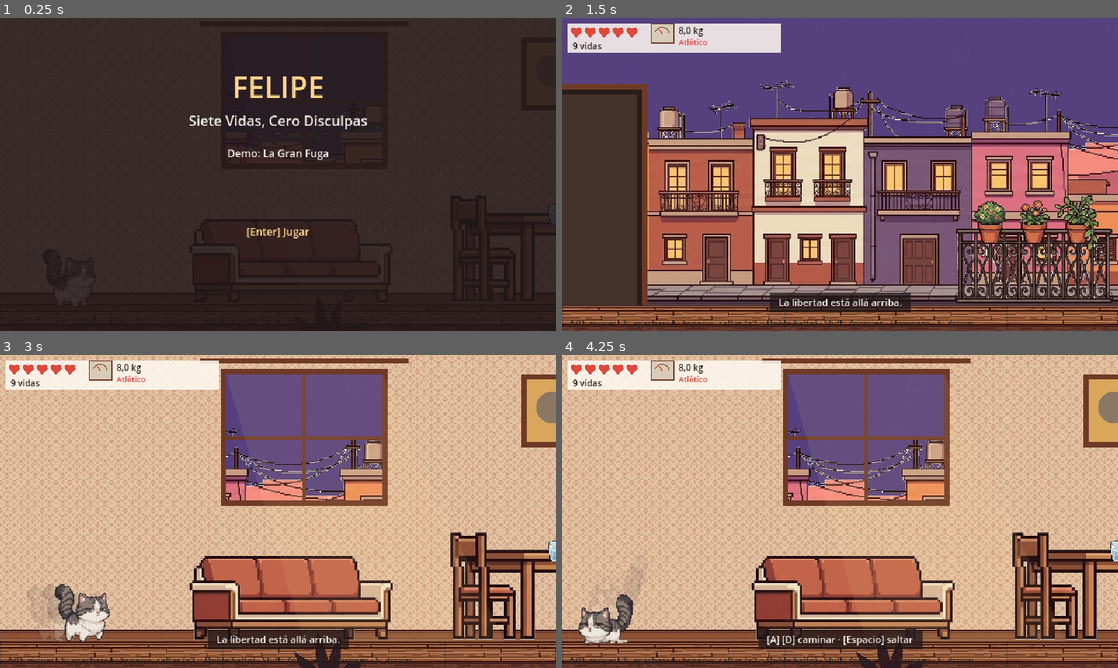
Above: before the commit, frames 1-4 (two rows, left to right).
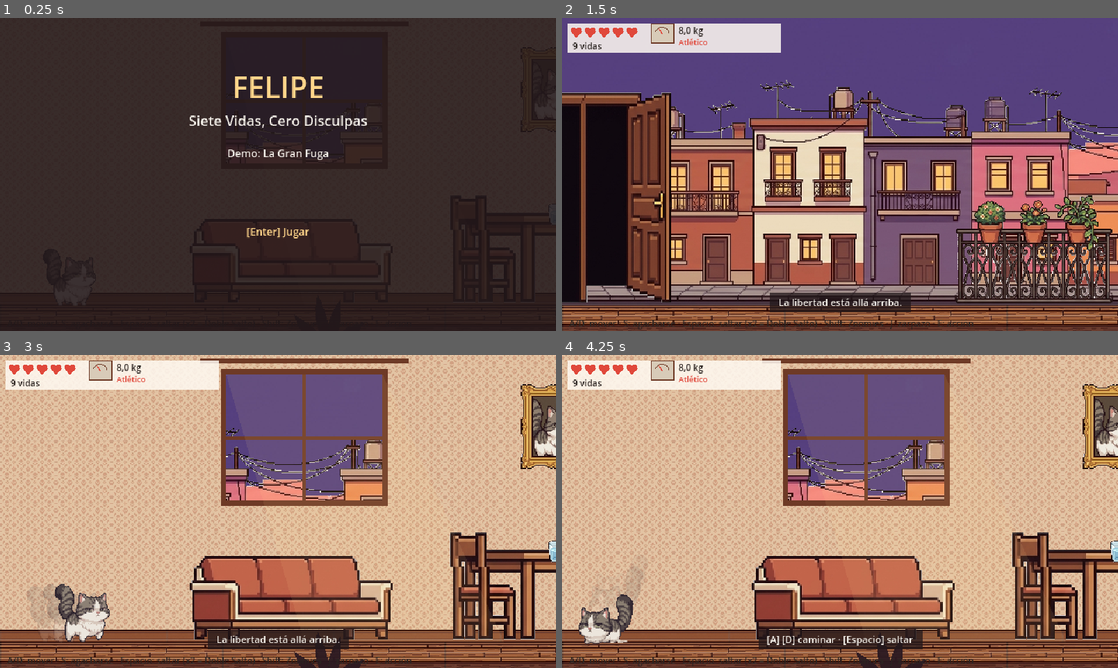
Above: after the commit, the same moments.

Repository: rivas274/demo
Game: Godot game, scene res://escenas/apartamento.tscn
Same seed, same stepped clock (60 frames per second), same inputs: the game is played once before the commit and once after it.
Inputs:
- Up to frame 1 (0.25 s): no input
- Up to frame 2 (1.5 s): tap Enter (ui_accept) at 0.5, 1.25 s; hold D (mover_derecha) 0.53-1.28 s; hold S (agacharse) 0.53-1.28 s; tap Space (saltar) at 0.77 s; hold A (mover_izquierda) from 1.28 s (still down); tap E (interactuar) at 1.35 s
- Up to frame 3 (3 s): tap Space (saltar) at 1.52 s; tap Enter (ui_accept) at 2, 2.75 s; release A (mover_izquierda) at 2.03 s; hold D (mover_derecha) 2.03-2.78 s; tap J (zarpazo) at 2.1 s; hold W (mover_arriba) from 2.78 s (still down); tap Shift (zoomies) at 2.85 s
- Up to frame 4 (4.25 s): tap Space (saltar) at 3.02, 3.77 s; release W (mover_arriba) at 3.53 s; hold A (mover_izquierda) from 3.53 s (still down); hold R from 3.53 s (still down)

The runs differ from the first frame. In frame 1, less than 0.1% of the frame differs, in the area x 93-100%, y 31-37%; in frame 2, 12%, in the area x 0-20%, y 21-92%; in frame 3, 1.7%; in frame 4, 1.7%.

Commit message:
Nivel 1: integrar el arte de la tanda 2 de Gemini
Escritorio, caja de arena (40 px), cojín, base de carga, repisas, puertas
(abierta, cerrada, balcón y vano), escalera de fondo, cortina, A.S.P.I. con
el depósito lleno, bolas de pelo, manchas y cuadros. Pruebas y bot ajustados.

Co-Authored-By: Claude Opus 5.5 <noreply@anthropic.com>
Claude-Session: https://claude.ai/code/session_01WbR3FeT1XB9M7gFpgwas9J

Diff:
--- a/siete-vidas/juego/pruebas/partida.gd
+++ b/siete-vidas/juego/pruebas/partida.gd
@@ -54,7 +54,7 @@
 	await _entrar("sala>recibidor")
 
 	# Recibidor: caja de arena; la cocina (calcetín) y de vuelta.
-	await _subir_a(1710, Sala.SUELO - 24, false)
+	await _subir_a(1710, Sala.SUELO - 40, false)
 	await _esperar(30)
 	_paso("Caja de arena")
 	await _ir_a(1810)
--- a/siete-vidas/juego/pruebas/prueba_nivel.gd
+++ b/siete-vidas/juego/pruebas/prueba_nivel.gd
@@ -67,7 +67,7 @@
 	_comprobar(sala.habitacion == "sala", "Arriba en una puerta también la cruza (vuelve a la sala)")
 
 	# Caja de arena: punto de descanso.
-	await _poner_en(felipe, Vector2(Sala.DESCANSOS[0].get_center().x, Sala.SUELO - 24))
+	await _poner_en(felipe, Vector2(Sala.DESCANSOS[0].get_center().x, Sala.SUELO - 40))
 	await _esperar(10)
 	_comprobar(Sala.DESCANSOS[0].has_point(felipe.punto_reaparicion), "La caja de arena es punto de descanso")
 
--- a/siete-vidas/juego/scripts/aspi.gd
+++ b/siete-vidas/juego/scripts/aspi.gd
@@ -28,6 +28,8 @@
 var invulnerable := false
 ## No hace daño al tocarla (por ejemplo, detenida con el depósito lleno).
 var inofensiva := false
+## Imagen que se dibuja (con el depósito lleno, "aspi_llena": la tapa abierta).
+var arte := "aspi"
 ## Se queda quieta (por ejemplo, mientras aspira).
 var quieta := false
 ## Si no es INF, va hasta esa x sin perseguir a nadie (por ejemplo, a limpiar una mancha).
@@ -126,7 +128,7 @@
 
 func _draw() -> void:
 	# El ratón de cuerda hereda de A.S.P.I. pero tiene su propio dibujo.
-	if not ArteNivel.dibujar(self, "aspi", 0.0, 1.0, false, Color(0.6, 0.6, 0.62) if apagada else Color.WHITE):
+	if not ArteNivel.dibujar(self, arte, 0.0, 1.0, false, Color(0.6, 0.6, 0.62) if apagada else Color.WHITE):
 		var cuerpo := Color("3a3d44") if not apagada else Color("6a6d72")
 		draw_rect(Rect2(-ancho / 2.0 + 3.0, -alto, ancho - 6.0, alto), cuerpo)
 		draw_circle(Vector2(-ANCHO / 2.0 + 4.0, -ALTO / 2.0), ALTO / 2.0, cuerpo)
--- a/siete-vidas/juego/scripts/batalla_aspi.gd
+++ b/siete-vidas/juego/scripts/batalla_aspi.gd
@@ -245,6 +245,8 @@
 	aspi.destino = INF
 	aspi.quieta = true
 	aspi.inofensiva = true
+	aspi.arte = "aspi_llena"
+	aspi.queue_redraw()
 	sala.sonar("logro")
 	presentacion.cartel("¡DEPÓSITO LLENO!", 1.0)
 	if sala.pantallas:
@@ -266,6 +268,7 @@
 		llena = false
 		aspi.quieta = false
 		aspi.inofensiva = false
+		aspi.arte = "aspi"
 		presentacion.cartel("¡LO VACIÓ!", 1.0)
 		if sala.pantallas:
 			sala.pantallas.aviso_fijo = PISTAS[apagados]
@@ -273,6 +276,7 @@
 
 func _apagar() -> void:
 	apagados += 1
+	aspi.arte = "aspi"
 	sala.sonar("golpe")
 	manchas.clear()
 	limpiando = false
@@ -296,7 +300,7 @@
 	bola.z_index = 30
 	var hacia := signf(felipe.global_position.x - aspi.global_position.x)
 	bola.set_meta("velocidad", (hacia if hacia != 0.0 else 1.0) * VELOCIDAD_BOLA)
-	bola.global_position = aspi.global_position + Vector2(hacia * 36.0, -6.0)
+	bola.global_position = aspi.global_position + Vector2(hacia * 36.0, -12.0)
 	bola.draw.connect(_dibujar_bola.bind(bola))
 	add_child(bola)
 	bolas.append(bola)
@@ -344,11 +348,9 @@
 
 
 func _dibujar_bola(bola: Node2D) -> void:
-	# Escala de gato: bolas de pelo grandes y legibles.
-	bola.draw_circle(Vector2.ZERO, 9.0, Color("8a7a6a"))
-	for i in 7:
-		var angulo := i * TAU / 7.0
-		bola.draw_line(Vector2.from_angle(angulo) * 4.0, Vector2.from_angle(angulo + 0.4) * 12.0, Color("b8a894"), 1.5)
+	# Escala de gato: bolas de pelo grandes y legibles (rueda: el dibujo gira con el nodo).
+	var arte := ArteNivel.textura("bola_pelo")
+	bola.draw_texture(arte, -arte.get_size() / 2.0)
 
 
 ## La imaginación de Felipe en la entrada: el estudio en llamas y la bestia gigante (detrás de los muebles).
@@ -378,9 +380,7 @@
 func _dibujar_manchas() -> void:
 	var c := _manchas_dibujo
 	for x in manchas:
-		c.draw_rect(Rect2(x - 22, Sala.SUELO - 4, 44, 4), Color("6e4a2c"))
-		c.draw_circle(Vector2(x - 10, Sala.SUELO - 4), 5.0, Color("7d5634"))
-		c.draw_circle(Vector2(x + 9, Sala.SUELO - 3), 4.0, Color("7d5634"))
+		ArteNivel.dibujar(c, "mancha", x, Sala.SUELO + 2.0)
 
 
 ## Delante de todo: el viento de la succión y el aviso del depósito lleno sobre A.S.P.I.
--- a/siete-vidas/juego/scripts/fondo_apartamento.gd
+++ b/siete-vidas/juego/scripts/fondo_apartamento.gd
@@ -209,12 +209,6 @@
 		c.draw_line(Vector2(ventana.get_center().x, ventana.position.y), Vector2(ventana.get_center().x, ventana.end.y), MADERA_OSCURA, 4)
 		c.draw_line(Vector2(ventana.position.x, ventana.get_center().y), Vector2(ventana.end.x, ventana.get_center().y), MADERA_OSCURA, 4)
 		c.draw_rect(Rect2(ventana.position.x - 30, ventana.position.y - 18, ventana.size.x + 60, 5), MADERA_OSCURA)
-	# Cuadros: el retrato oficial de Su Majestad (sala) y una foto de Valeria (dormitorio).
-	c.draw_rect(Rect2(600, 140, 70, 84), MADERA_OSCURA)
-	c.draw_rect(Rect2(606, 146, 58, 72), Color("d9a65b"))
-	c.draw_circle(Vector2(635, 178), 18, Color("8b7864"))
-	c.draw_rect(Rect2(4860, 170, 60, 50), MADERA_OSCURA)
-	c.draw_rect(Rect2(4865, 175, 50, 40), Color("6f8f8a"))
 	# Piso de madera de cada habitación.
 	var madera := ArteNivel.textura("piso")
 	for habitacion: Array in Sala.HABITACIONES:
--- a/siete-vidas/juego/scripts/puerta.gd
+++ b/siete-vidas/juego/scripts/puerta.gd
@@ -16,6 +16,8 @@
 var cerrada := false
 ## Pie de la escalera de fondo: no se dibuja marco, solo la flecha (la sala anima la subida).
 var escalera := false
+## Arte: "" puerta de madera, "balcon" puerta-ventana, "vano" arco sin hoja.
+var estilo := ""
 var _felipe: Felipe
 var _cerca := false
 
@@ -54,18 +56,10 @@
 		if _cerca:
 			_flecha(-90.0)
 		return
-	var marco := Color("6e3a26")
-	draw_rect(Rect2(-ANCHO / 2.0 - 6.0, -alto - 6.0, ANCHO + 12.0, alto + 6.0), marco)
-	draw_rect(Rect2(-ANCHO / 2.0, -alto, ANCHO, alto), Color("2a1d1a"))
-	if cerrada:
-		draw_rect(Rect2(-ANCHO / 2.0 + 2.0, -alto + 2.0, ANCHO - 4.0, alto - 2.0), Color("b0613f"))
-		draw_rect(Rect2(-ANCHO / 2.0 + 8.0, -alto + 12.0, ANCHO - 16.0, alto * 0.4), Color("c47a55"))
-		draw_circle(Vector2(ANCHO / 2.0 - 10.0, -alto * 0.45), 3.0, Color("f2d36b"))
-	else:
-		# Luz que sale del otro cuarto.
-		draw_rect(Rect2(-ANCHO / 2.0 + 6.0, -alto + 6.0, ANCHO - 12.0, alto - 6.0), Color(1.0, 0.85, 0.6, 0.12))
+	var arte := "vano" if estilo == "vano" else ("puerta_balcon" if estilo == "balcon" and cerrada else ("puerta_cerrada" if cerrada else "puerta_abierta"))
+	ArteNivel.dibujar(self, arte, 0.0, 0.0)
 	if _cerca:
-		_flecha(-alto - 18.0)
+		_flecha(-ArteNivel.textura("puerta_abierta").get_size().y - 14.0 if estilo != "vano" else -ArteNivel.textura("vano").get_size().y - 14.0)
 
 
 ## Flecha que invita a entrar.
--- a/siete-vidas/juego/scripts/sala.gd
+++ b/siete-vidas/juego/scripts/sala.gd
@@ -59,7 +59,7 @@
 	"Aparador": ["aparador", 0.0], "Librero": ["librero", 0.0], "Repisa del librero 1": ["", 0.0],
 	"Repisa del librero 2": ["", 0.0], "Repisa del librero 3": ["", 0.0], "Mesón": ["meson", 0.0],
 	"Refrigerador": ["refrigerador", 0.0], "Consola": ["aparador", 0.0], "Cama": ["cama", 0.0], "Cabecera": ["", 0.0],
-	"Cómoda": ["comoda", 0.0], "Ropero": ["ropero", 0.0], "Escritorio": ["aparador", 0.0], "Taburete": ["banco", 0.0],
+	"Cómoda": ["comoda", 0.0], "Ropero": ["ropero", 0.0], "Escritorio": ["escritorio", 0.0], "Caja de arena": ["caja_arena", 0.0], "Taburete": ["banco", 0.0],
 	"Baranda": ["baranda", -92.0],
 }
 
@@ -75,7 +75,7 @@
 	[Rect2(808, SUELO - 79, 52, 8), true, "Banco", "arte"],  # 65 cm, sobre los juguetes
 	[Rect2(970, SUELO - 98, 156, 62), false, "Aparador", "arte"],  # 81 cm, con 30 cm libres debajo
 	# Recibidor.
-	[Rect2(1660, SUELO - 24, 100, 24), false, "Caja de arena", "caja"],  # 20 cm
+	[Rect2(1660, SUELO - 40, 100, 40), false, "Caja de arena", "arte"],  # escala de gato
 	[Rect2(1880, SUELO - 55, 92, 6), true, "Repisa del librero 1", "arte"],  # repisas cada 45 cm
 	[Rect2(1880, SUELO - 109, 92, 6), true, "Repisa del librero 2", "arte"],
 	[Rect2(1880, SUELO - 163, 92, 6), true, "Repisa del librero 3", "arte"],
@@ -143,7 +143,7 @@
 ## A.S.P.I.: [base de carga, límite izquierdo, límite derecho] dentro del estudio.
 const ASPI := [Vector2(5700, SUELO), 5290.0, 5790.0]
 ## Puntos de descanso: la caja de arena (recibidor) y el cojín (pasillo, junto a la puerta del jefe).
-const DESCANSOS := [Rect2(1660, SUELO - 40, 100, 50), Rect2(3990, SUELO - 40, 60, 50)]
+const DESCANSOS := [Rect2(1660, SUELO - 56, 100, 66), Rect2(3990, SUELO - 40, 60, 50)]
 ## Pasar esta x en el balcón termina la demo.
 const SALIDA := 6500.0
 
@@ -213,6 +213,8 @@
 		var puerta := Puerta.new(datos[0], datos[1], datos[2], datos[1].y - TECHO)
 		puerta.cerrada = datos[0] == PUERTA_BALCON
 		puerta.escalera = datos[0] == PUERTA_ESCALERA
+		# Arte: el balcón tiene puerta-ventana; arriba de la escalera se llega por un vano.
+		puerta.estilo = "balcon" if "balcon" in datos[0] else ("vano" if datos[0] == "pasillo<recibidor" else "")
 		puerta.cruzada.connect(cruzar)
 		add_child(puerta)
 		puertas[datos[0]] = puerta
@@ -486,7 +488,7 @@
 
 
 ## Dibuja el mueble. (0, 0) es la esquina de arriba a la izquierda de la parte donde se para Felipe.
-## Los muebles con arte de Gemini se apoyan en el piso; los demás (repisas, caja de arena) son dibujo.
+## Todos usan arte de Gemini apoyado en el piso; las repisas estiran la suya al ancho de la pieza.
 func _dibujar_mueble(c: Node2D, tamano: Vector2, estilo: String, nombre: String) -> void:
 	var hasta_suelo := SUELO - (c.get_parent() as Node2D).position.y
 	match estilo:
@@ -495,12 +497,10 @@
 			if arte[0] != "":
 				ArteNivel.dibujar(c, arte[0], tamano.x / 2.0 + arte[1], hasta_suelo)
 		"repisa":
-			c.draw_rect(Rect2(0, 0, tamano.x, tamano.y), MADERA)
-			for x: float in [4.0, tamano.x - 16.0]:
-				c.draw_colored_polygon(PackedVector2Array([Vector2(x, tamano.y), Vector2(x + 12, tamano.y), Vector2(x, tamano.y + 14)]), MADERA_OSCURA)
-		"caja":
-			c.draw_rect(Rect2(0, 0, tamano.x, tamano.y), Color("5f8fa8"))
-			c.draw_rect(Rect2(4, 0, tamano.x - 8, 6), Color("d9c7a0"))
+			# La repisa con ménsulas de Gemini, estirada al ancho de la pieza.
+			var arte := ArteNivel.textura("repisa")
+			var ancho := tamano.x + 8.0
+			c.draw_texture_rect(arte, Rect2(-4, -4, ancho, ancho * arte.get_size().y / arte.get_size().x), false)
 
 
 ## Decorado sin colisión: juguetes, escalera de fondo, lámpara (hito del descanso), alacenas, cojín, perchero y base de carga.
@@ -515,25 +515,23 @@
 			x += 13.0
 			i += 1
 	# Escalera de fondo (no se pisa: al pie se sube como por una puerta), un poco más apagada que los muebles.
-	ArteNivel.dibujar(c, "escalera", (ESCALERA_PIE.x + ESCALERA_CIMA.x) / 2.0, SUELO, true, Color(0.78, 0.74, 0.72))
+	ArteNivel.dibujar(c, "escalera", (ESCALERA_PIE.x + ESCALERA_CIMA.x) / 2.0, SUELO, false, Color(0.82, 0.78, 0.76))
 	ArteNivel.dibujar(c, "lampara", 1790.0, SUELO)
 	c.draw_circle(Vector2(1790, SUELO - 140), 30.0, Color(1.0, 0.9, 0.5, 0.15))
 	# Alacenas sobre el mesón (a 1,50 m, Felipe no llega).
 	ArteNivel.dibujar(c, "alacenas", 2802.0, SUELO - 182.0)
 	ArteNivel.dibujar(c, "perchero", 3590.0, SUELO)
 	# Cojín del pasillo: segundo punto de descanso.
-	var cojin: Rect2 = DESCANSOS[1]
-	c.draw_rect(Rect2(cojin.position.x + 4, SUELO - 10, cojin.size.x - 8, 10), Color("c8576b"))
-	c.draw_rect(Rect2(cojin.position.x + 8, SUELO - 13, cojin.size.x - 16, 4), Color("e07a85"))
+	ArteNivel.dibujar(c, "cojin", DESCANSOS[1].get_center().x, SUELO)
 	# Base de carga de A.S.P.I.
 	var base: Vector2 = ASPI[0]
-	c.draw_rect(Rect2(base.x - 30, SUELO - 22, 60, 22), Color("4a4d55"))
-	c.draw_rect(Rect2(base.x - 24, SUELO - 18, 48, 4), Color("5fd18a"))
+	ArteNivel.dibujar(c, "base_carga", base.x + 40.0, SUELO)
+	# Cuadros: el retrato oficial de Su Majestad (sala), el reloj (cocina) y paisajes del Barrio Viejo.
+	ArteNivel.dibujar(c, "retrato", 640.0, 250.0)
+	ArteNivel.dibujar(c, "reloj", 2640.0, 180.0)
+	ArteNivel.dibujar(c, "paisaje", 3930.0, 230.0)
+	ArteNivel.dibujar(c, "paisaje", 4890.0, 230.0)
 
 
 func _dibujar_cortina(c: Node2D, zona: Rect2) -> void:
-	c.draw_rect(Rect2(zona.position.x - 6, zona.position.y, zona.size.x + 12, 5), MADERA_OSCURA)
-	var pliegue := 0.0
-	while pliegue < zona.size.x:
-		c.draw_rect(Rect2(zona.position.x + pliegue, zona.position.y + 4, 6, zona.size.y - 8), Color("c46a5a") if int(pliegue / 6.0) % 2 == 0 else Color("a8564a"))
-		pliegue += 6.0
+	ArteNivel.dibujar(c, "cortina", zona.get_center().x, zona.end.y)
Binary file added: siete-vidas/juego/assets/nivel1/aspi_llena.png
Not shown, added: siete-vidas/juego/assets/nivel1/aspi_llena.png.import
Binary file added: siete-vidas/juego/assets/nivel1/base_carga.png
Not shown, added: siete-vidas/juego/assets/nivel1/base_carga.png.import
Binary file added: siete-vidas/juego/assets/nivel1/bola_pelo.png
Not shown, added: siete-vidas/juego/assets/nivel1/bola_pelo.png.import
Binary file added: siete-vidas/juego/assets/nivel1/caja_arena.png
Not shown, added: siete-vidas/juego/assets/nivel1/caja_arena.png.import
Binary file added: siete-vidas/juego/assets/nivel1/cojin.png
Not shown, added: siete-vidas/juego/assets/nivel1/cojin.png.import
Binary file added: siete-vidas/juego/assets/nivel1/cortina.png
Not shown, added: siete-vidas/juego/assets/nivel1/cortina.png.import
(and 24 more such lines)
